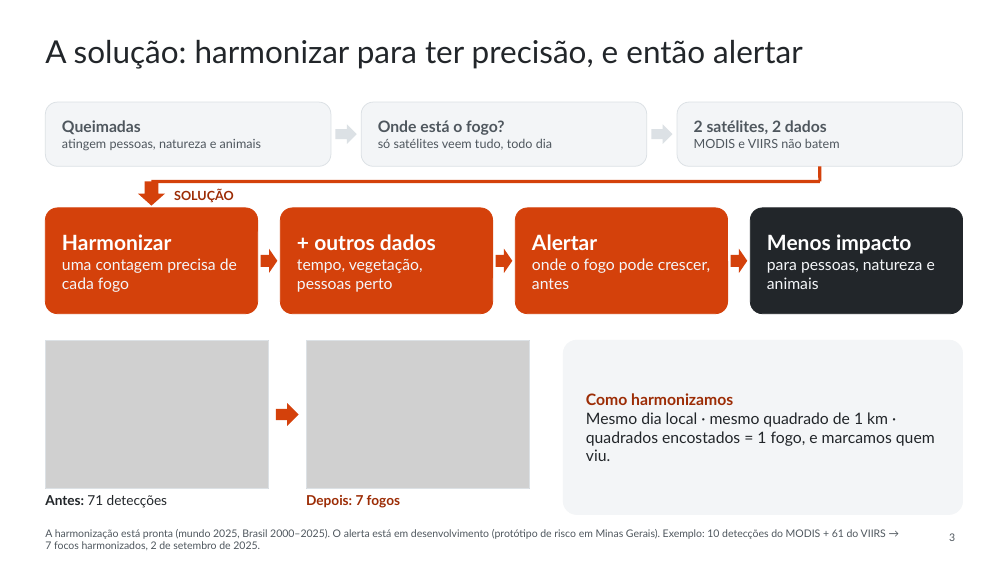
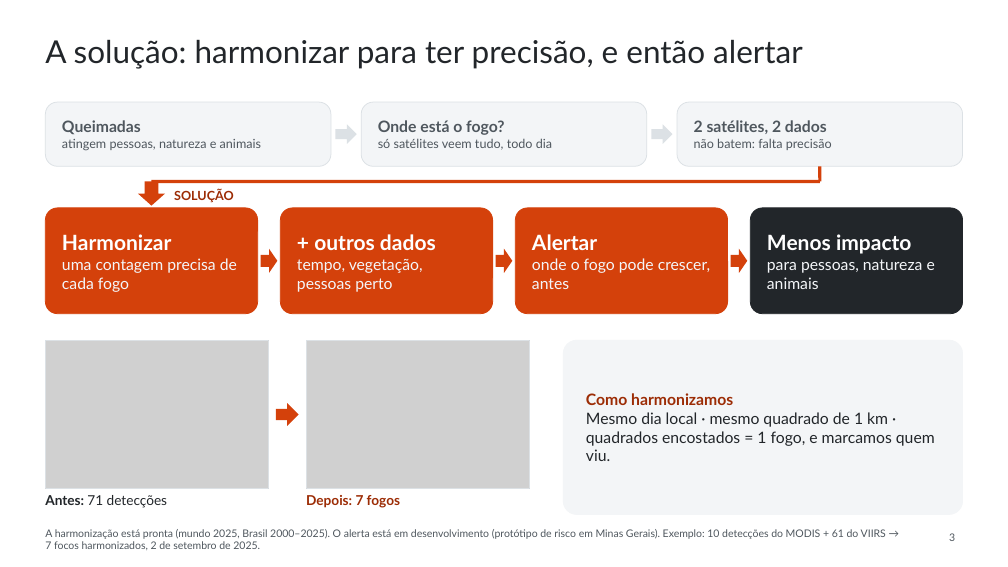
Before and after one commit to WednyFernandes/de-olho-no-fogo, a slide deck: slide 3 of public/apresentacao/de-olho-no-fogo-space-apps-2026-pt.pptx. Drawn at 1008x567 pixels with LibreOffice and Linux fonts; fonts in the diff are those of the drawing; grey boxes stand for pictures. Boxes give left, top, right and bottom in pixels: in the first picture for what was removed or moved away, otherwise in the second. Text is boxed around its words. In the diff, an @@ line names an element or a change of style, - is before the commit and + after.

```diff
--- a/public/apresentacao/de-olho-no-fogo-space-apps-2026-pt.pptx
+++ b/public/apresentacao/de-olho-no-fogo-space-apps-2026-pt.pptx
@@ text at <box>694,138,832,150</box>: text changed @@
-MODIS e VIIRS não batem
+não batem: falta precisão
```
Also in this commit, not shown: 1 other slide changed, 6 other files.
